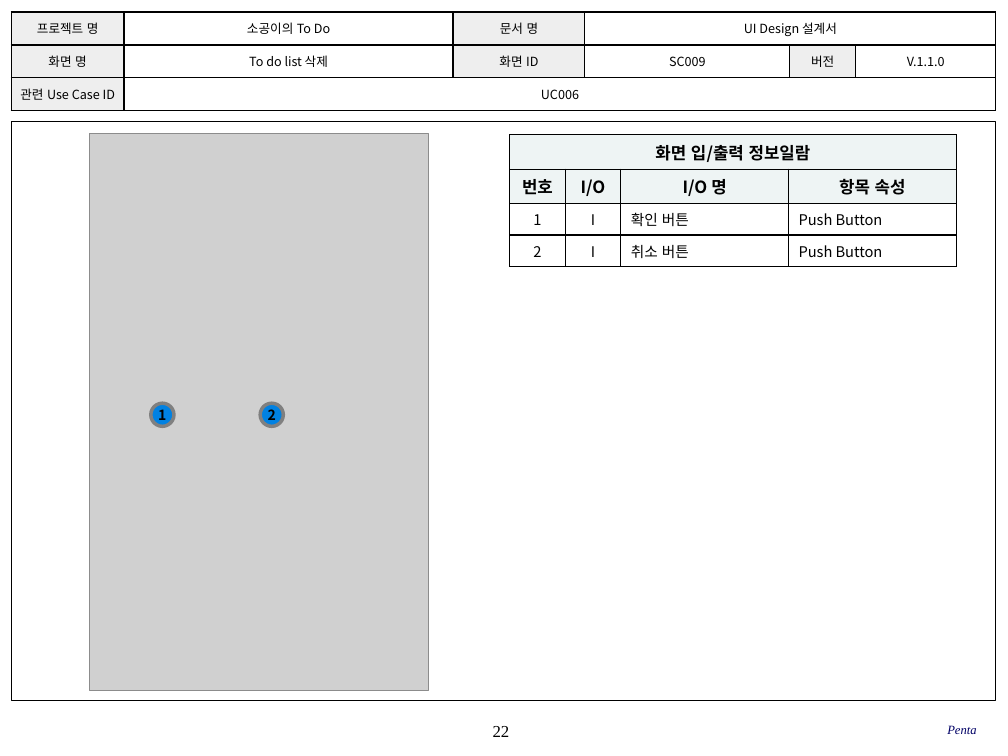
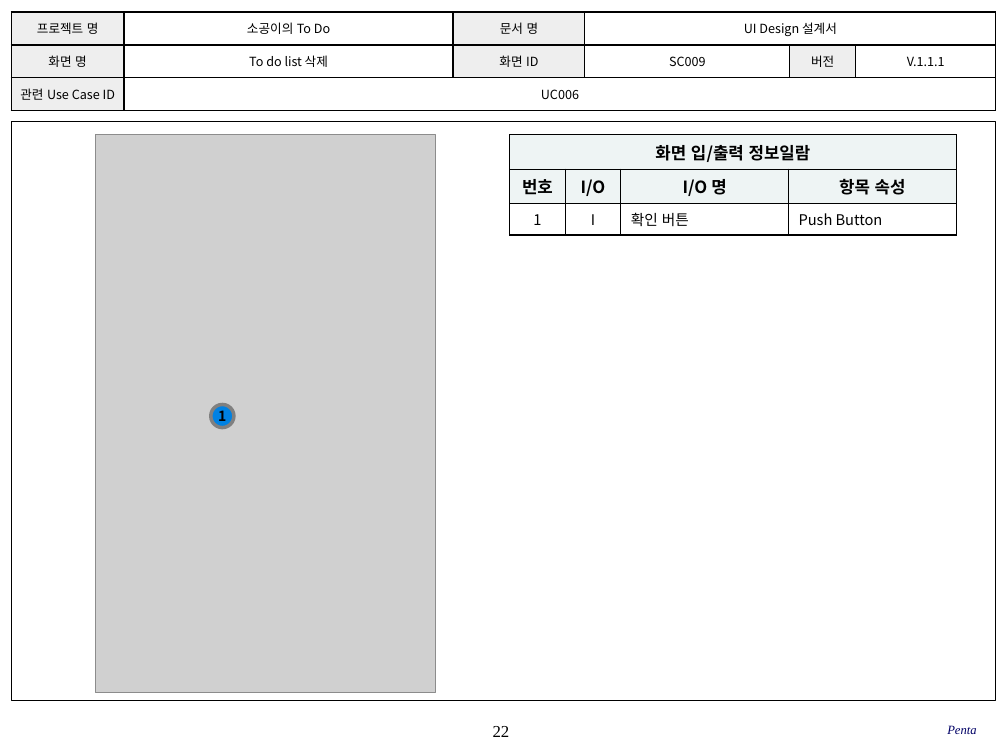
Before and after one commit to SE-admin/SE2017_5_mixharmony, a slide deck: slide 22 of doc/3_ 설계서/UI Design_05_penta.pptx. Drawn at 1008x756 pixels with LibreOffice and Linux fonts; fonts in the diff are those of the drawing; grey boxes stand for pictures; background and template pictures are left out. Boxes give left, top, right and bottom in pixels: in the first picture for what was removed or moved away, otherwise in the second. Text is boxed around its words. In the diff, an @@ line names an element or a change of style, - is before the commit and + after.

```diff
--- a/doc/3_ 설계서/UI Design_05_penta.pptx
+++ b/doc/3_ 설계서/UI Design_05_penta.pptx
@@ table at (x1=11, y1=12, x2=995, y2=111) @@
-row 2, column 6: V.1.1.0
+row 2, column 6: V.1.1.1
@@ picture moved from (x1=90, y1=133, x2=428, y2=689) to (x1=95, y1=135, x2=434, y2=694) @@
@@ table at (x1=510, y1=135, x2=956, y2=230) @@
-row 4: 2 | I | 취소 버튼 | Push Button
@@ ellipse "1" moved from (x1=151, y1=403, x2=174, y2=426) to (x1=211, y1=404, x2=234, y2=427) @@
@@ ellipse removed at (x1=260, y1=403, x2=283, y2=426) @@
-2
```
Also in this commit, not shown: 34 other slides changed.
